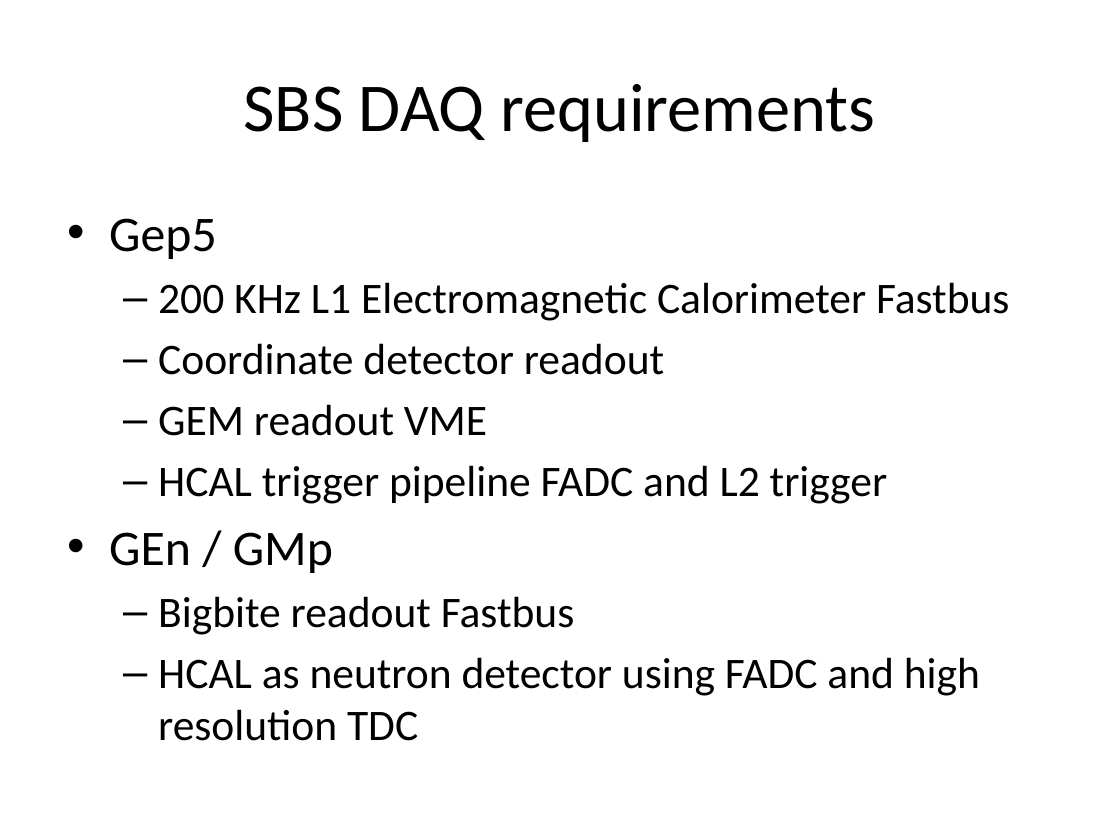
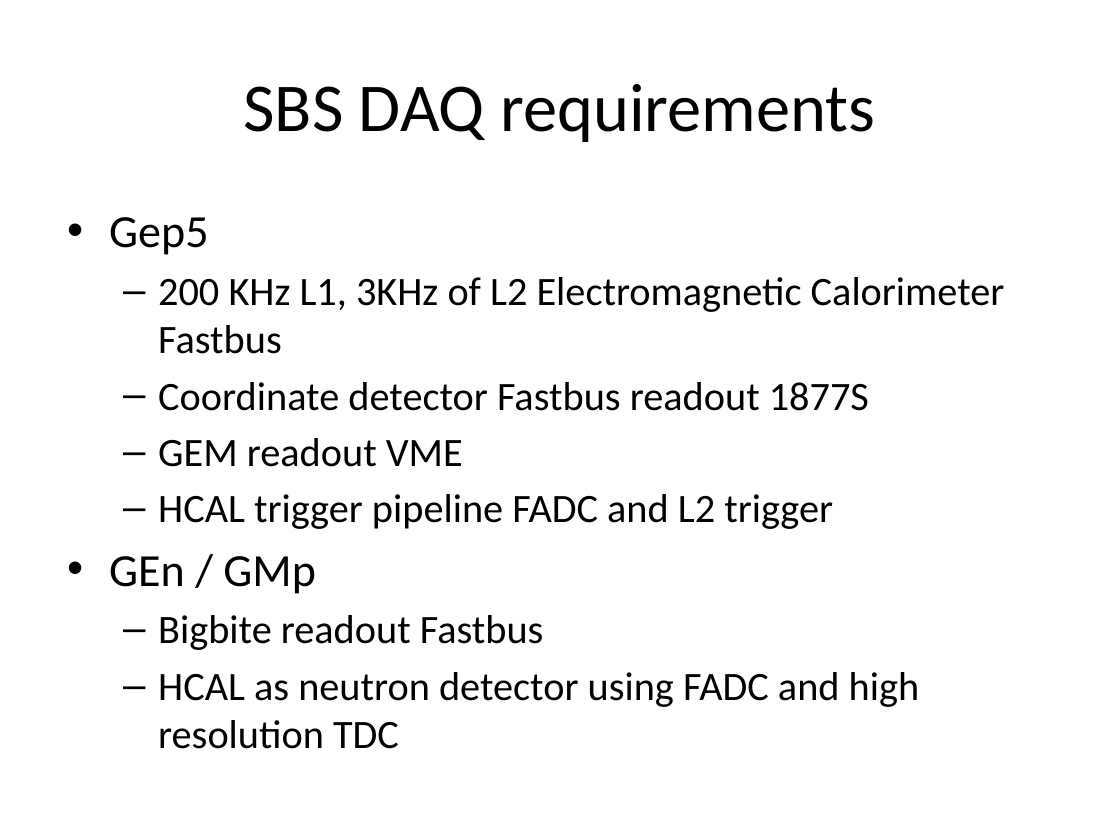
Before and after one commit to bmoffit/sbsdaq, a slide deck: slide 3 of 2015_DOE_Review/SuperBigBite DAQ update-Oct-20-2015.pptx. Drawn at 1120x840 pixels with LibreOffice and Linux fonts; fonts in the diff are those of the drawing. Boxes give left, top, right and bottom in pixels: in the first picture for what was removed or moved away, otherwise in the second. Text is boxed around its words. In the diff, an @@ line names an element or a change of style, - is before the commit and + after.

```diff
--- a/2015_DOE_Review/SuperBigBite DAQ update-Oct-20-2015.pptx
+++ b/2015_DOE_Review/SuperBigBite DAQ update-Oct-20-2015.pptx
@@ text at <box>109,217,920,749</box>: size 32 to 29.6 pt in "Gep5", "GEn / GMp"; size 28 to 25.9 pt in "GEM readout VME", "HCAL trigger pipeline FADC and L2 trigger", "Bigbite readout Fastbus", "HCAL as neutron detector using FADC and ..." @@
@@ text at <box>158,277,1005,411</box>: text changed; size 28 to 25.9 pt @@
-  – 200 KHz L1 Electromagnetic Calorimeter Fastbus
-  – Coordinate detector readout
+  – 200 KHz L1, 3KHz of L2 Electromagnetic Calorimeter Fastbus
+  – Coordinate detector Fastbus readout 1877S
```
Also in this commit, not shown: 5 other slides changed, 2 slides added, 2 slides removed.
